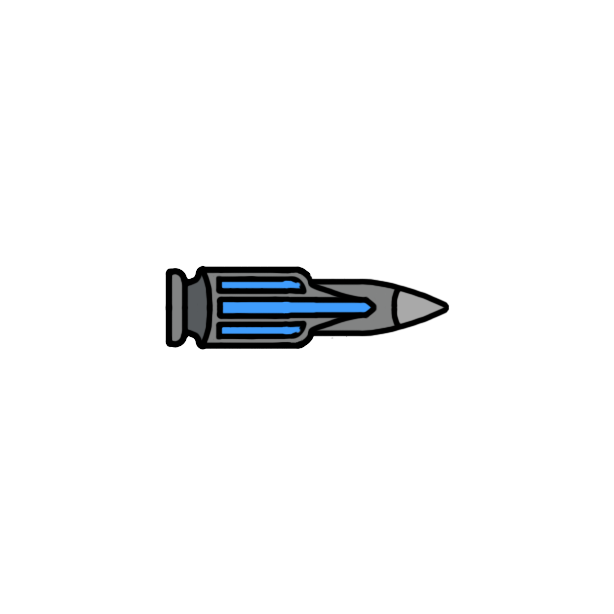
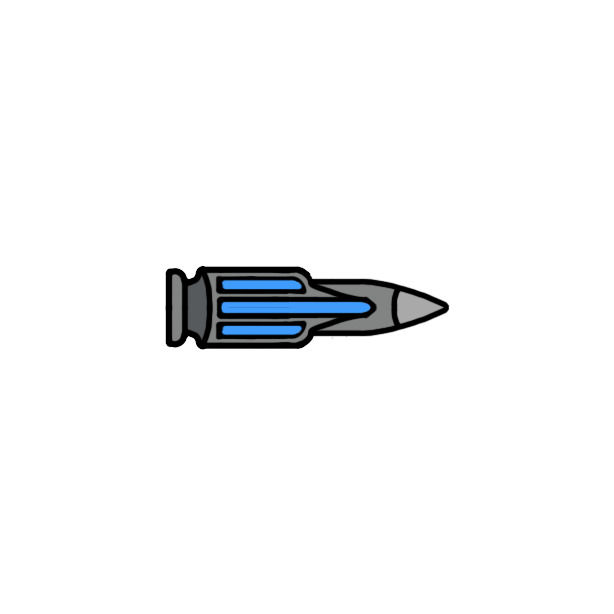
Revision of a layered 614 × 614 image; what changed, layer by layer:
painted on "Top_LineWork" over left=220, top=279, right=371, bottom=336
painted on "Glow/Lights" over left=220, top=279, right=371, bottom=336
removed layer "Base_colour" over left=220, top=279, right=371, bottom=336
